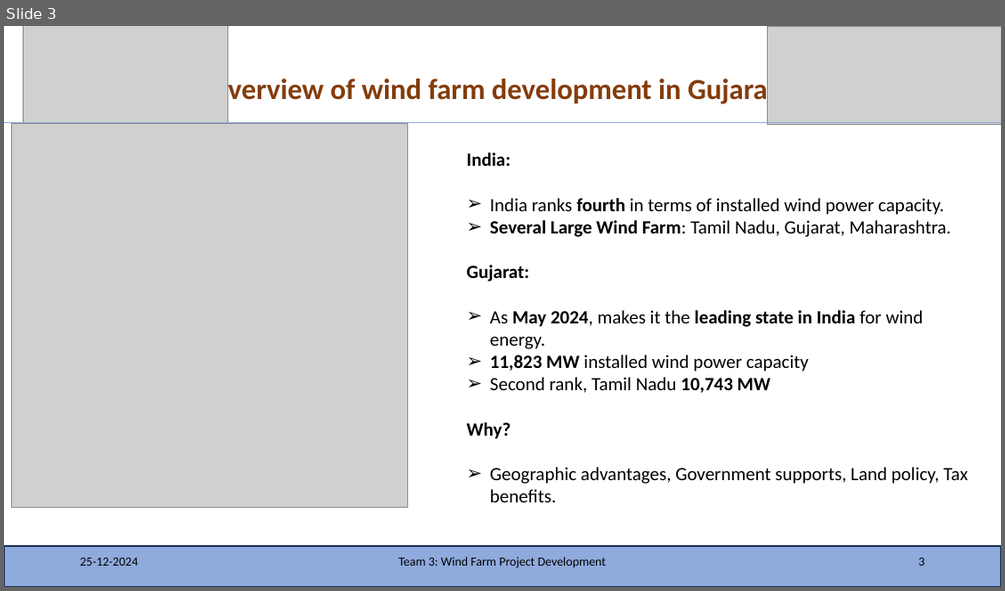
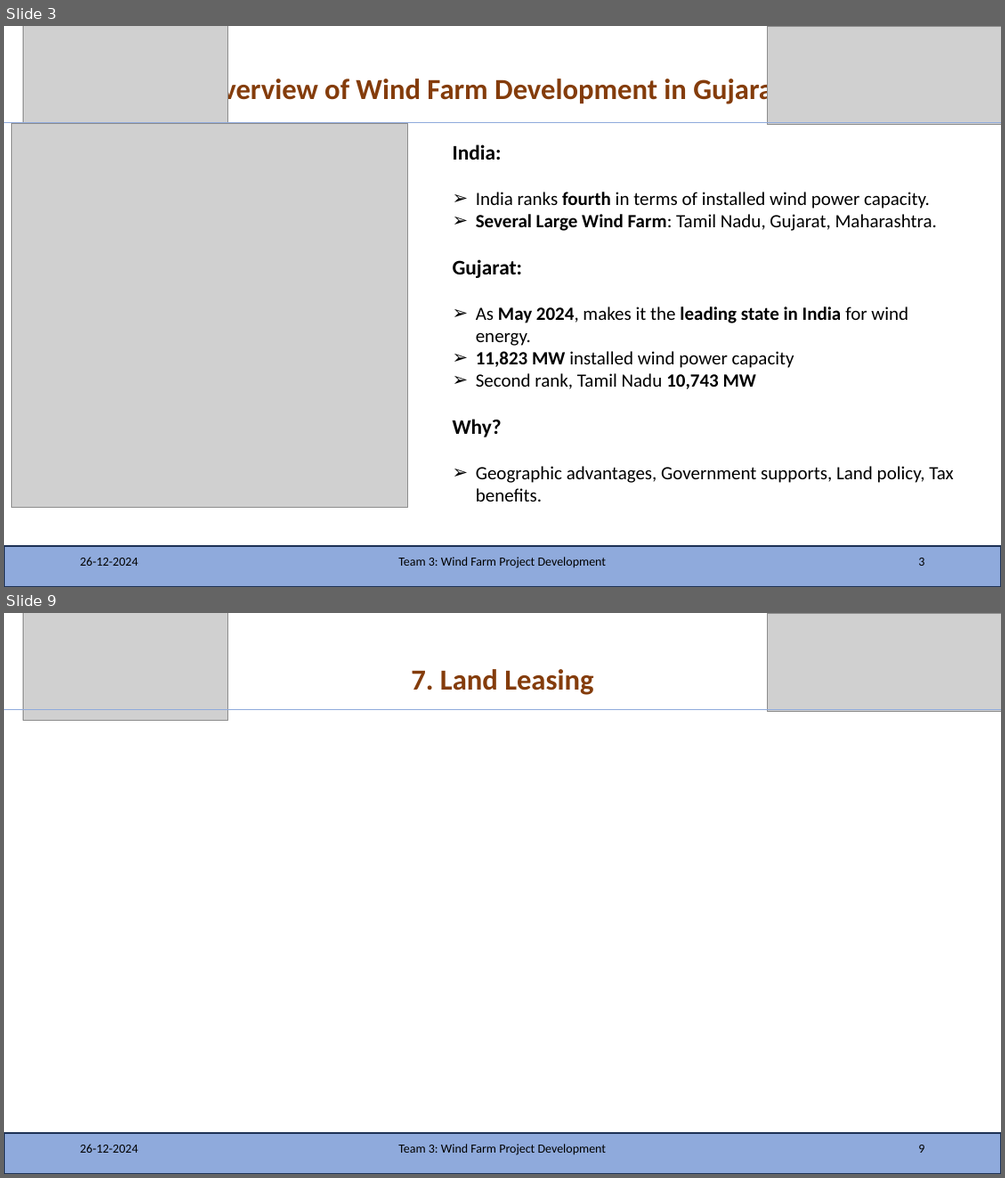
Before and after one commit to KSoni1505/Wind-Farm-Project-Development, a slide deck: Team_3_India.pptx. Shown one above the other, each under a label of ours: slide 3 before the commit, slides 3 and 9 after it; the slides between them are not shown. The pictures are 1005x591 and 1005x1178 pixels, drawn with LibreOffice and Linux fonts; fonts in the diff are those of the drawing; grey boxes stand for pictures. Boxes give left, top, right and bottom in pixels: in the first picture for what was removed or moved away, otherwise in the second. Text is boxed around its words. In the diff, an @@ line names an element or a change of style, - is before the commit and + after.

```diff
--- a/Team_3_India.pptx
+++ b/Team_3_India.pptx
@@ slide 9 added at [4, 613, 1001, 1174], background #FFFFFF @@
@@ picture added at [23, 613, 228, 720] @@
@@ picture added at [768, 613, 1001, 712] @@
@@ title added at [411, 669, 593, 695], 28 pt, text #843C0B, bold @@
+7. Land Leasing
@@ line added from (4, 709) to (1001, 709), #8FAADC 0.5 pt @@
@@ rectangle added at [4, 1133, 1001, 1174], fill #8FAADC, outline #1E3256 1 pt @@
@@ text added at [80, 1143, 138, 1152], 12 pt, text #000000 @@
+26-12-2024
@@ text added at [398, 1143, 607, 1155], 12 pt, text #000000 @@
+Team 3: Wind Farm Project Development
@@ page number added at [918, 1144, 924, 1152], 12 pt, text #000000 @@
+9
@@ slide 3 changed as well @@
@@ title at [202, 75, 783, 106]: text changed @@
-1. Overview of wind farm development in Gujarat
+1. Overview of Wind Farm Development in Gujarat
@@ text "India:": place and size @@
-text "India:" at [467, 152, 968, 502]
+text "India:" at [453, 144, 954, 501]
@@ text at [453, 144, 523, 437]: size 18 to 20 pt in "India:", "Gujarat:", "Why?" @@
```
Also in this commit, not shown: 2 other slides changed, 15 other slides added.
